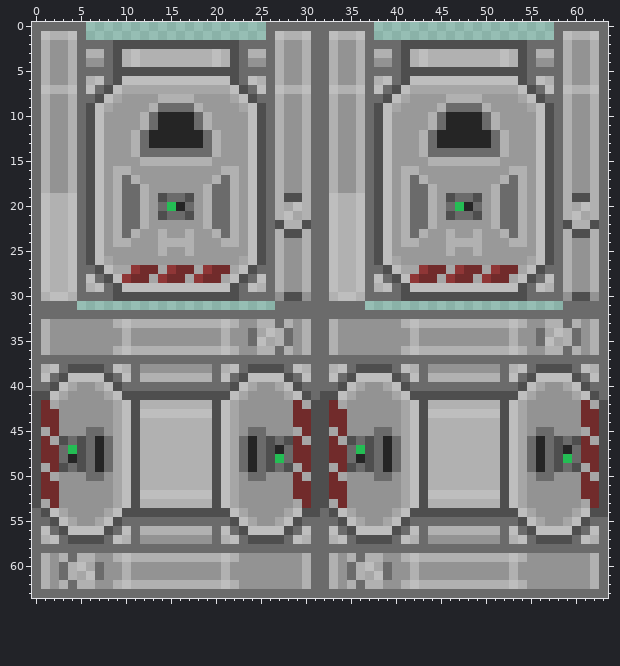
A pixel-art sprite gets an edit: Resources/Textures/_RMC14/Structures/Doors/Airlocks/ocp_generic.rsi/closed.png. Above is the file before it was changed.
The file is 64x64 pixels. Colours within 5 levels of each other are drawn and written as one.
Once edited:
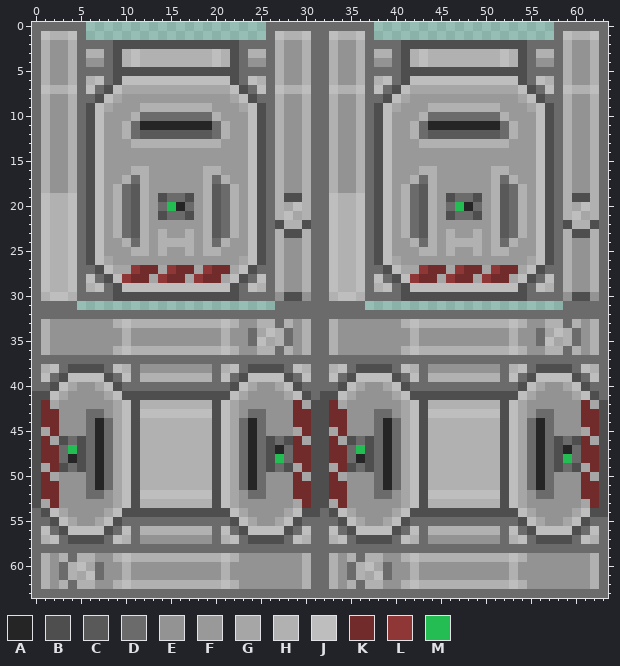
Palette (. is transparent): A #252525  B #4e4e4e  C #595959  D #6b6b6b  E #939393  F #999999  G #a6a6a6  H #b1b1b1  J #bebebe  K #712b2b  L #8f3636  M #24bd54
Edits made:
y 8: x 14..17 HHHH -> FFFF; x 46..49 HHHH -> FFFF
y 9: x 12 F -> H; x 14..17 DDDD -> HHHH; x 19 F -> H; x 44 F -> H; x 46..49 DDDD -> HHHH; x 51 F -> H
y 10: x 11..12 FH -> HD; x 14..17 AAAA -> DDDD; x 19..20 HF -> DH; x 43..44 FH -> HD; x 46..49 AAAA -> DDDD; x 51..52 HF -> DH
y 11: x 10..13 FFHD -> HDAA; x 18..21 DHFF -> AADH; x 42..45 FFHD -> HDAA; x 50..53 DHFF -> AADH
y 12: x 10..21 FHDAAAAAADHF -> HDCCCCCCCCDH; x 42..53 FHDAAAAAADHF -> HDCCCCCCCCDH
y 13: x 12..19 DAAAAAAD -> HHHHHHHH; x 44..51 DAAAAAAD -> HHHHHHHH
y 14: x 11..20 HDDDDDDDDH -> FFFFFFFFFF; x 43..52 HDDDDDDDDH -> FFFFFFFFFF
y 15: x 12..19 HHHHHHHH -> FFFFFFFF; x 44..51 HHHHHHHH -> FFFFFFFF
y 16: x 9..12 HHFF -> FFHH; x 19..22 FFHH -> HHFF; x 41..44 HHFF -> FFHH; x 51..54 FFHH -> HHFF
y 17: x 9..12 HDHF -> FHDH; x 19..22 FHDH -> HDHF; x 41..44 HDHF -> FHDH; x 51..54 FHDH -> HDHF
y 18..22: x 11 D -> C; x 20 D -> C; x 43 D -> C; x 52 D -> C
y 23: x 11..12 HF -> CH; x 19..20 FH -> HC; x 43..44 HF -> CH; x 51..52 FH -> HC
y 24: x 9 H -> F; x 11..12 FF -> DH; x 19..20 FF -> HD; x 22 H -> F; x 41 H -> F; x 43..44 FF -> DH; x 51..52 FF -> HD; x 54 H -> F
y 25: x 11..12 FF -> HH; x 19..20 FF -> HH; x 43..44 FF -> HH; x 51..52 FF -> HH
y 43: x 6..7 EE -> DD; x 24..25 EE -> DD; x 38..39 EE -> DD; x 56..57 EE -> DD
y 44: x 6..8 EEE -> DAD; x 23..25 EEE -> DAD; x 38..40 EEE -> DAD; x 55..57 EEE -> DAD
y 45: x 7..8 DE -> AD; x 23..24 ED -> DA; x 39..40 DE -> AD; x 55..56 ED -> DA
y 50: x 7..8 DE -> AD; x 23..24 ED -> DA; x 39..40 DE -> AD; x 55..56 ED -> DA
y 51: x 6..8 EEE -> DAD; x 23..25 EEE -> DAD; x 38..40 EEE -> DAD; x 55..57 EEE -> DAD
y 52: x 6..7 EE -> DD; x 24..25 EE -> DD; x 38..39 EE -> DD; x 56..57 EE -> DD
Changed places in both pictures, as pixel boxes (x1, y1, x2, y2):
changed: (113, 94, 239, 256)
changed: (401, 94, 527, 256)
changed: (86, 409, 113, 499)
changed: (239, 409, 266, 499)
changed: (374, 409, 401, 499)
changed: (527, 409, 554, 499)
